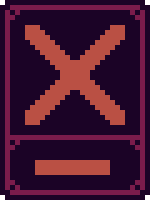
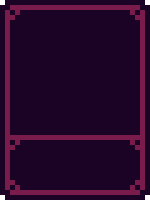
Revision of a layered 150 × 200 image; what changed, layer by layer:
hid "Layer #9" over [25, 25, 125, 175]
